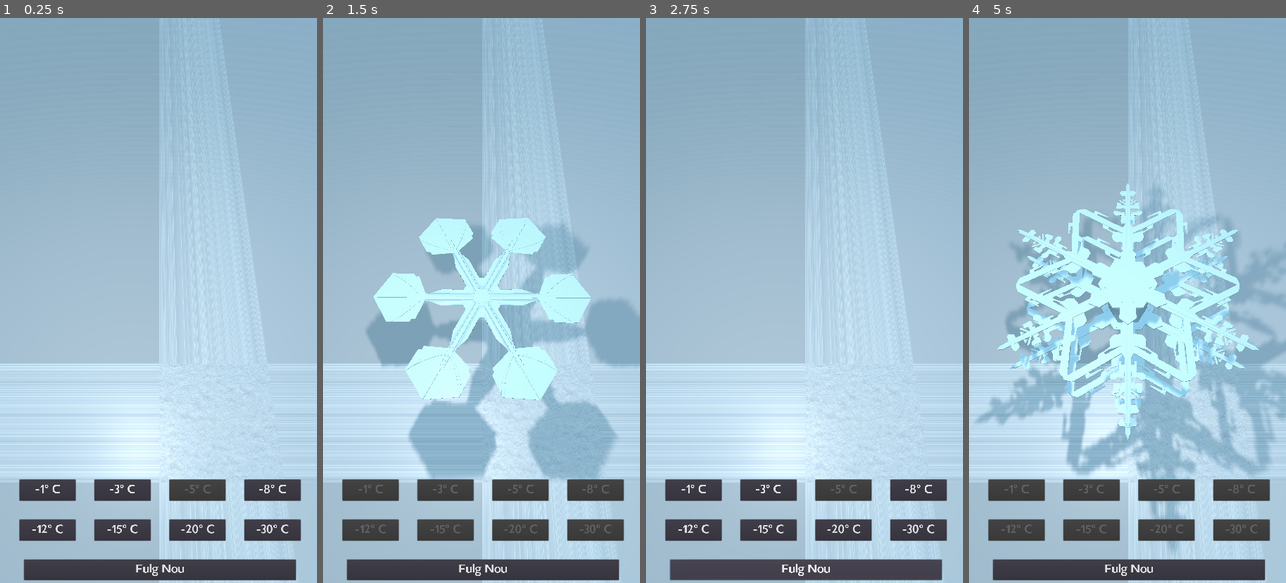
Above: before the commit, frames 1-4 (left to right).
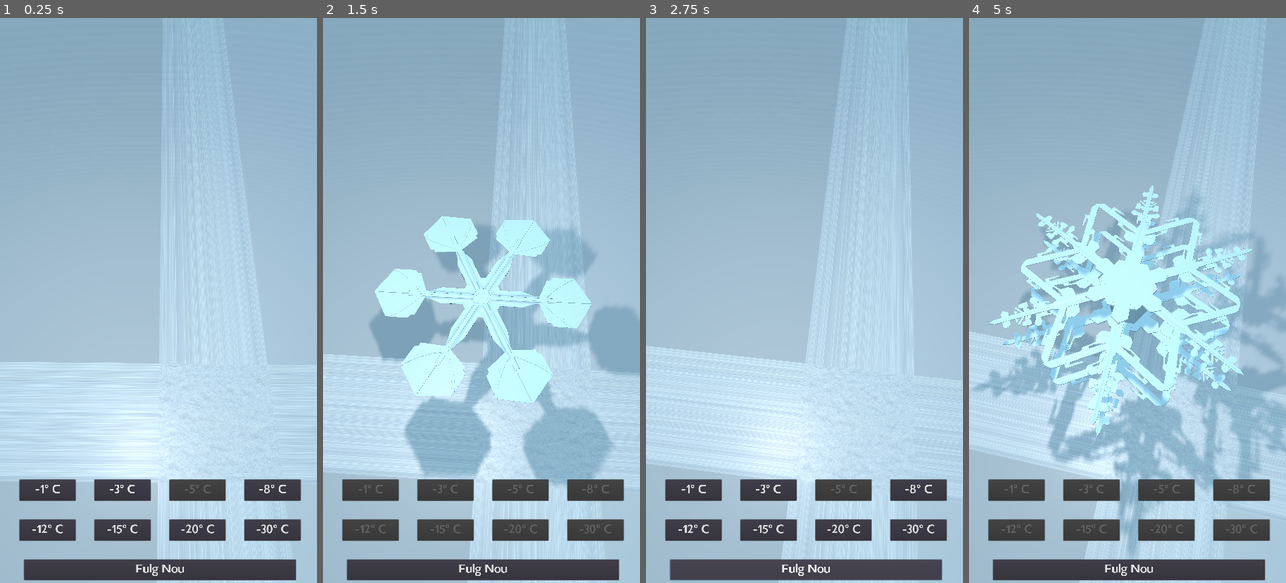
Above: after the commit, the same moments.

Repository: szabotudor/snowflake
Game: Godot game, scene res://Scenes/Control.tscn
Two runs of this game, one before a commit and one after it. Both use one fixed random seed, a clock stepped at 60 frames per second and the inputs below.
Inputs:
- Up to frame 1 (0.25 s): no input
- Up to frame 2 (1.5 s): click "-1° C" at 0.5 s; click "-3° C" at 1.25 s
- Up to frame 3 (2.75 s): click "Fulg Nou" at 2 s
- Up to frame 4 (5 s): click "-8° C" at 2.75 s; click "-12° C" at 3.5 s; click "-5° C" at 4.25 s

The runs differ from the first frame. In frame 1, 0.6% of the frame differs, in the area x 0-100%, y 0-100%; in frame 2, 6.7%; in frame 3, 3.1%; in frame 4, 26%.

Commit message:
Rotire camera automata

Diff:
--- a/Scripts/Main.gd
+++ b/Scripts/Main.gd
@@ -9,6 +9,10 @@
 
 onready var spawner_nodes: Array = [self]
 var temp_spawner_nodes: Array = []
+
+
+func _process(delta):
+	$CamContainer.rotate_y(deg2rad(rotation_speed * 0.1))
 
 
 func _input(event):
